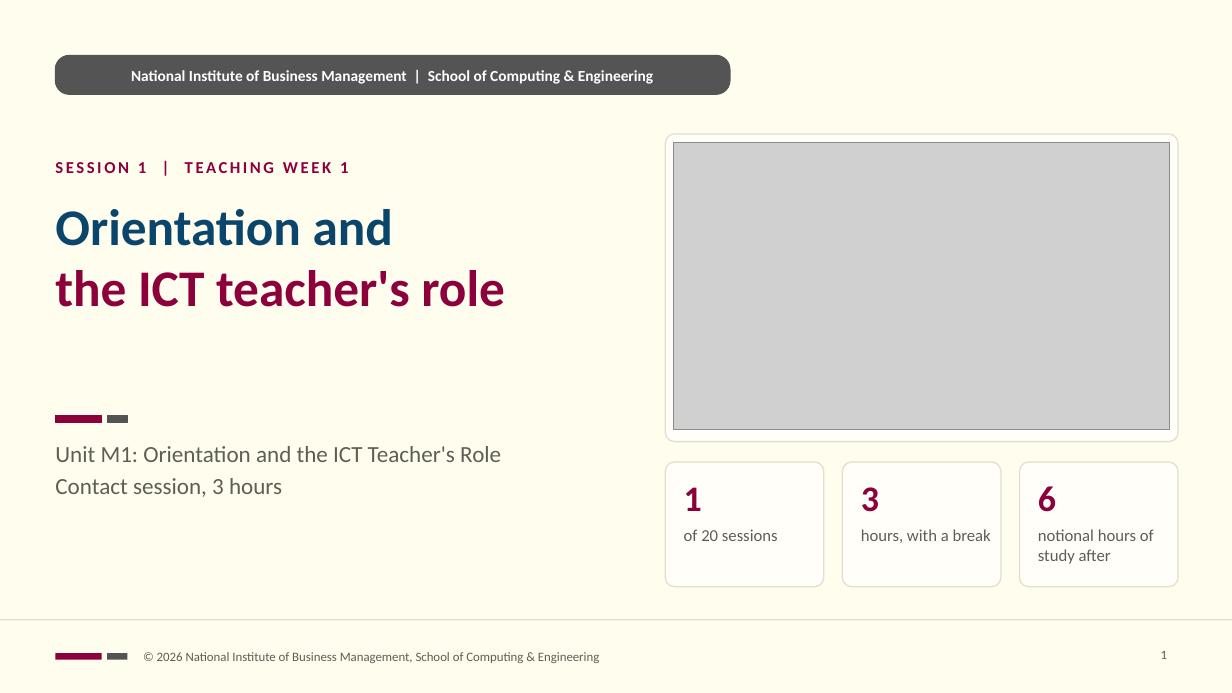
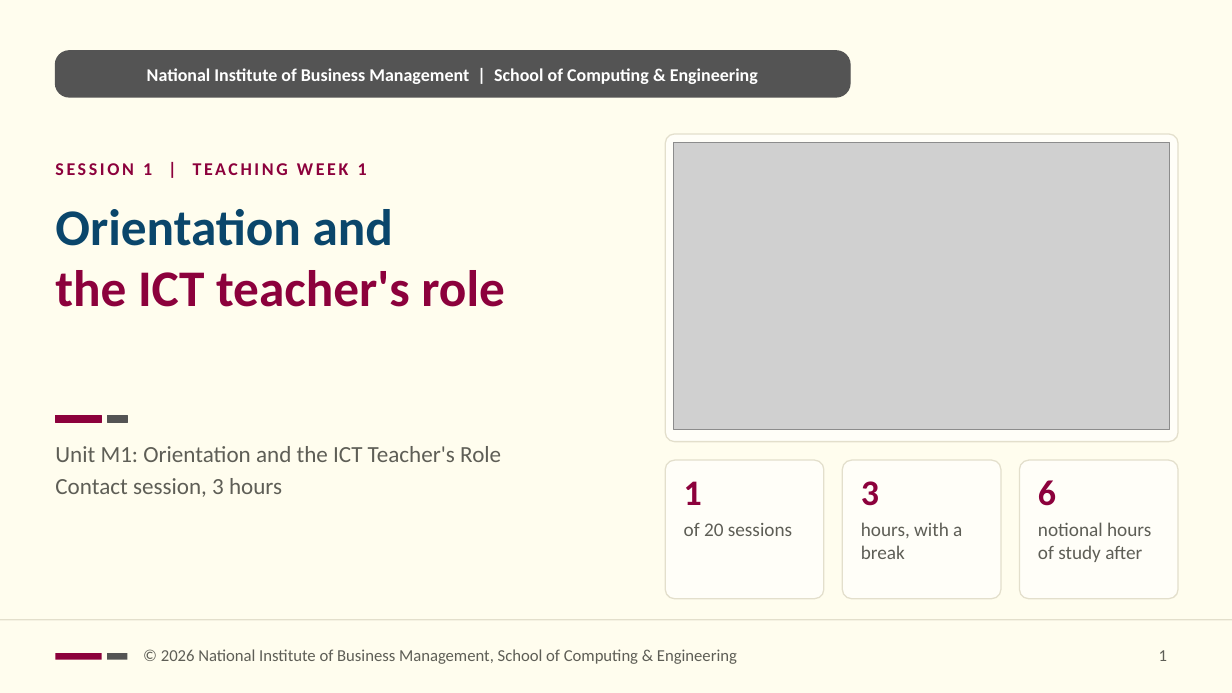
Before and after one commit to NIBM-SOCE/NCIT-E, a slide deck: slide 1 of sessions/s01/slides/ncit-e-s01-orientation.pptx. Drawn at 1232x693 pixels with LibreOffice and Linux fonts; fonts in the diff are those of the drawing; grey boxes stand for pictures. Boxes give left, top, right and bottom in pixels: in the first picture for what was removed or moved away, otherwise in the second. Text is boxed around its words. In the diff, an @@ line names an element or a change of style, - is before the commit and + after.

```diff
--- a/sessions/s01/slides/ncit-e-s01-orientation.pptx
+++ b/sessions/s01/slides/ncit-e-s01-orientation.pptx
@@ text "National Institute of Business Management ..." at (x1=147, y1=68, x2=758, y2=84): size 12 to 14 pt @@
@@ proportions changed in 4 elements at (x1=665, y1=460, x2=824, y2=599), (x1=843, y1=460, x2=1002, y2=599), (x1=1019, y1=460, x2=1178, y2=599), (x1=55, y1=51, x2=850, y2=97) @@
@@ rounded rectangle resized from (x1=55, y1=55, x2=730, y2=94) to (x1=55, y1=51, x2=850, y2=97) @@
@@ text "SESSION 1 | TEACHING WEEK ..." at (x1=55, y1=163, x2=367, y2=175): size 13 to 14 pt @@
@@ rounded rectangle resized from (x1=665, y1=462, x2=824, y2=587) to (x1=665, y1=460, x2=824, y2=599) @@
@@ text "1" moved from (x1=684, y1=487, x2=702, y2=511) to (x1=684, y1=481, x2=702, y2=505) @@
@@ rounded rectangle resized from (x1=843, y1=462, x2=1002, y2=587) to (x1=843, y1=460, x2=1002, y2=599) @@
@@ text "3" moved from (x1=861, y1=487, x2=879, y2=512) to (x1=861, y1=481, x2=879, y2=506) @@
@@ rounded rectangle resized from (x1=1019, y1=462, x2=1178, y2=587) to (x1=1019, y1=460, x2=1178, y2=599) @@
@@ text "6" moved from (x1=1038, y1=486, x2=1056, y2=512) to (x1=1038, y1=480, x2=1056, y2=506) @@
@@ text "hours, with a break" moved from (x1=861, y1=529, x2=991, y2=543) to (x1=861, y1=522, x2=962, y2=559) @@
@@ size 13 to 15 pt in 3 elements at (x1=684, y1=523, x2=792, y2=536), (x1=861, y1=522, x2=962, y2=559), (x1=1038, y1=522, x2=1151, y2=562) @@
@@ text "notional hours of study after" moved from (x1=1038, y1=529, x2=1154, y2=564) to (x1=1038, y1=522, x2=1151, y2=562) @@
@@ text "© 2026 National Institute of ..." at (x1=161, y1=649, x2=737, y2=664): size 10 to 13 pt @@
@@ page number at (x1=1159, y1=650, x2=1167, y2=661): size 10 to 13 pt @@
```
Also in this commit, not shown: 32 other slides changed, 41 other files.
